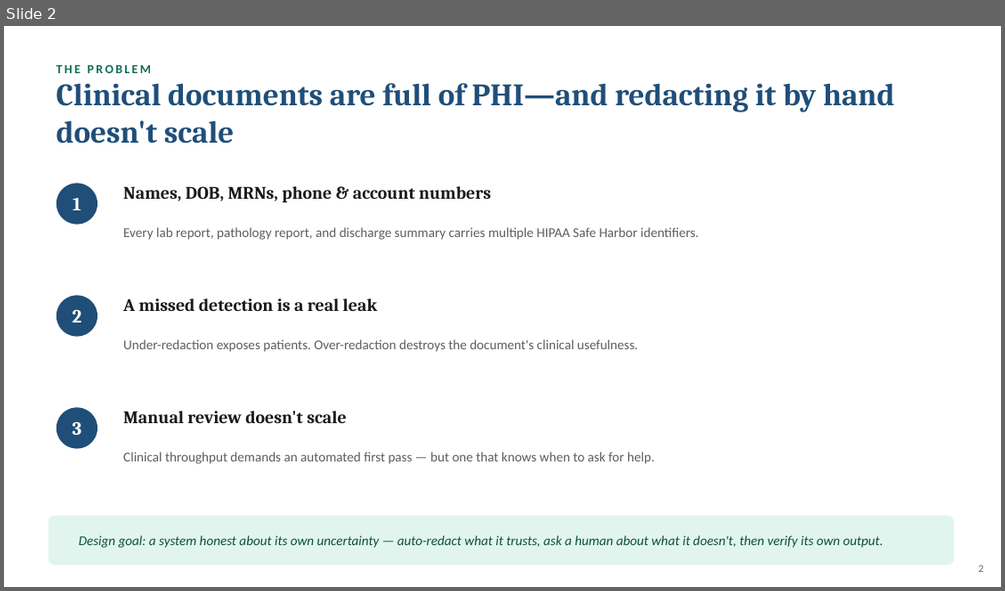
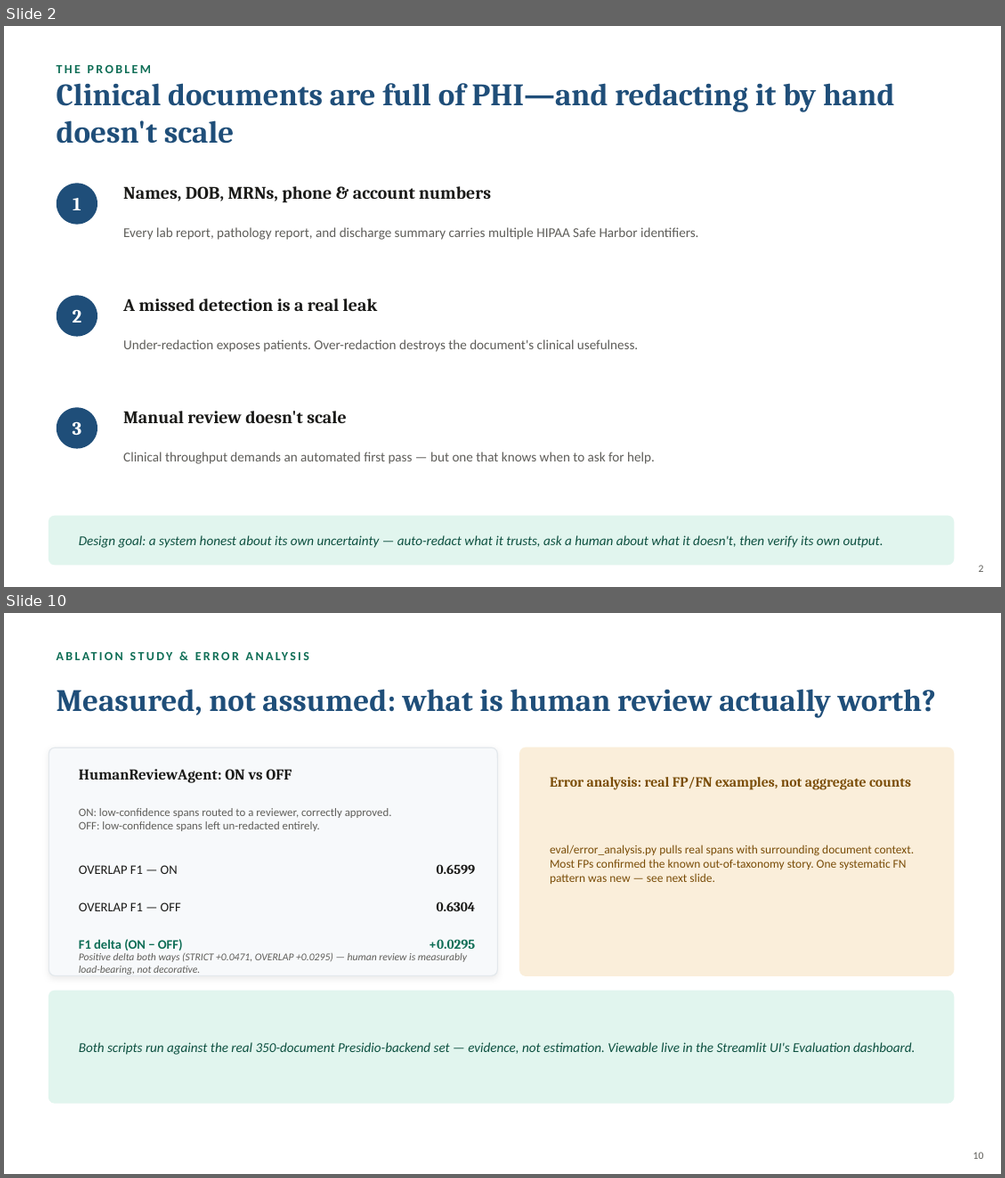
Before and after one commit to Ramya192/phi-deidentification, a slide deck: Capstone_Presentation.pptx. Shown one above the other, each under a label of ours: slide 2 before the commit, slides 2 and 10 after it; the slides between them are not shown. The pictures are 1005x591 and 1005x1178 pixels, drawn with LibreOffice and Linux fonts; fonts in the diff are those of the drawing. Boxes give left, top, right and bottom in pixels: in the first picture for what was removed or moved away, otherwise in the second. Text is boxed around its words. In the diff, an @@ line names an element or a change of style, - is before the commit and + after.

```diff
--- a/Capstone_Presentation.pptx
+++ b/Capstone_Presentation.pptx
@@ slide 10 added at bbox=[4, 613, 1001, 1174], background #FFFFFF @@
@@ text added at bbox=[57, 689, 936, 718], 30 pt, text #1F4E79, bold @@
+Measured, not assumed: what is human review actually worth?
@@ rounded rectangle added at bbox=[48, 747, 498, 976], fill #F7F9FB, outline #E3E8EC 1 pt @@
@@ text added at bbox=[79, 769, 291, 783], 14.5 pt, text #1A1A18, bold @@
+HumanReviewAgent: ON vs OFF
@@ rounded rectangle added at bbox=[520, 747, 954, 976], fill #FAEEDA, outline #FAEEDA 1 pt @@
@@ text added at bbox=[550, 777, 641, 790], 12 pt, text #0F6E56, bold @@
+ABLATION STUDY & ERROR ANALYSIS
@@ text added at bbox=[645, 777, 911, 790], 13.5 pt, text #7A4D08, bold @@
+Error analysis: real FP/FN examples, not aggregate counts
@@ text added at bbox=[79, 808, 392, 831], 11 pt, text #5F5E5A @@
+ON: low-confidence spans routed to a reviewer, correctly approved.
+OFF: low-confidence spans left un-redacted entirely.
@@ text added at bbox=[550, 844, 914, 884], 11.5 pt, text #7A4D08 @@
+eval/error_analysis.py pulls real spans with surrounding document context. Most FPs confirmed the known out-of-taxonomy story. One systematic FN pattern was new — see next slide.
@@ text added at bbox=[79, 865, 178, 874], 12.5 pt, text #1A1A18 @@
+OVERLAP F1 — ON
@@ text added at bbox=[437, 864, 476, 874], 13 pt, text #1A1A18, bold @@
+0.6599
@@ text added at bbox=[79, 902, 181, 911], 12.5 pt, text #1A1A18 @@
+OVERLAP F1 — OFF
@@ text added at bbox=[437, 901, 476, 911], 13 pt, text #1A1A18, bold @@
+0.6304
@@ text added at bbox=[79, 939, 183, 950], 12.5 pt, text #0F6E56, bold @@
+F1 delta (ON − OFF)
@@ text added at bbox=[79, 953, 467, 974], 10 pt, text #5F5E5A, italic @@
+Positive delta both ways (STRICT +0.0471, OVERLAP +0.0295) — human review is measurably load-bearing, not decorative.
@@ text added at bbox=[429, 939, 475, 949], 13 pt, text #0F6E56, bold @@
++0.0295
@@ rounded rectangle added at bbox=[48, 990, 954, 1103], fill #E1F5EE, outline #E1F5EE 1 pt @@
@@ text added at bbox=[79, 1042, 914, 1054], 13 pt, text #0D5040, italic @@
+Both scripts run against the real 350-document Presidio-backend set — evidence, not estimation. Viewable live in the Streamlit UI's Evaluation dashboard.
@@ text added at bbox=[973, 1151, 984, 1159], 10 pt, text #5F5E5A @@
+10
```
Also in this commit, not shown: 10 slides changed, 6 other slides added, 46 other files.
